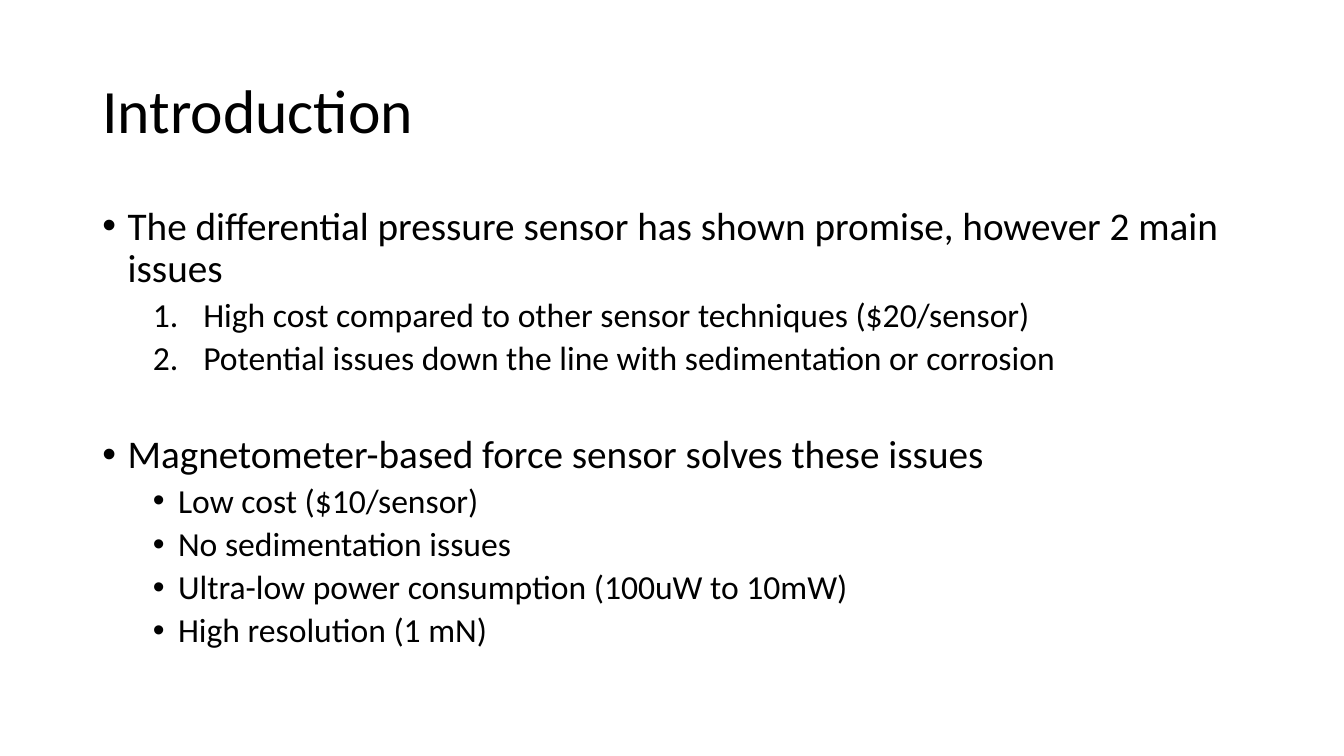
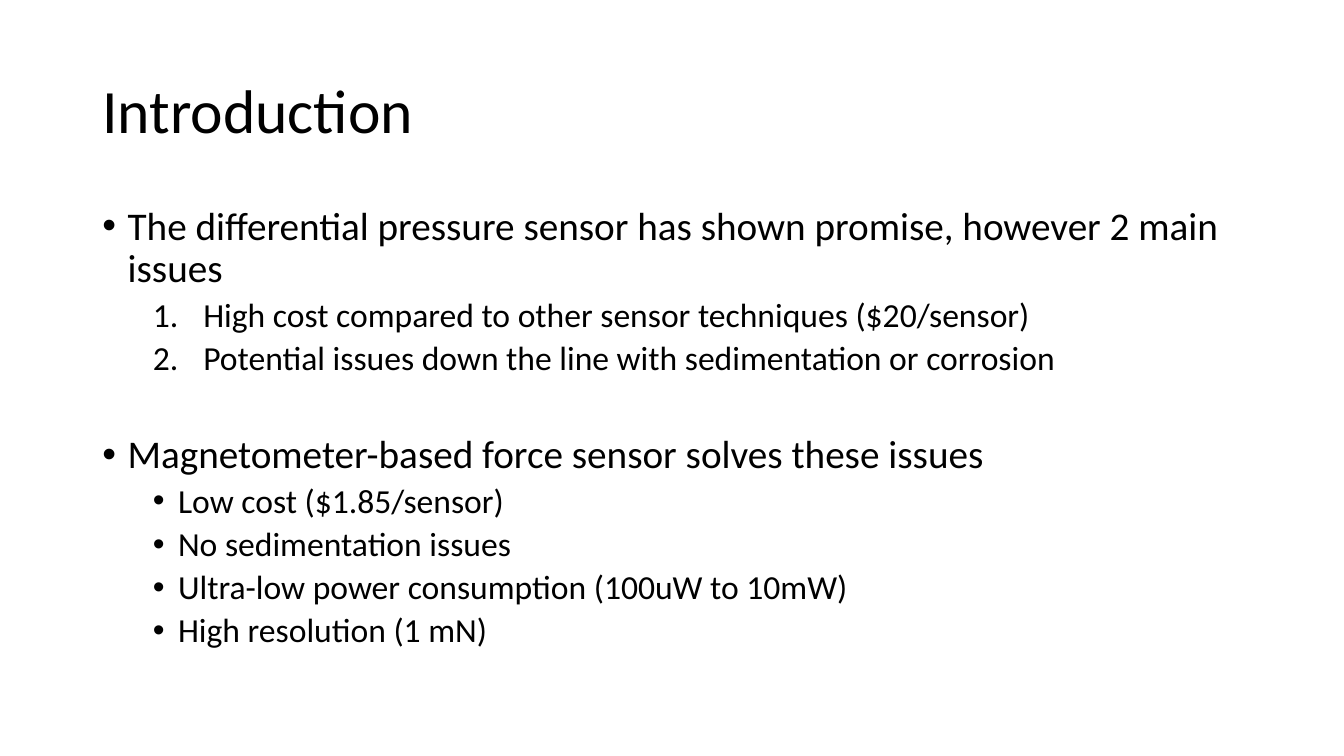
Before and after one commit to Ibrahim-2003/Starling-Medical, a slide deck: slide 2 of Presentations/Magnetometer Based Force Sensor.pptx. Drawn at 1344x756 pixels with LibreOffice and Linux fonts; fonts in the diff are those of the drawing. Boxes give left, top, right and bottom in pixels: in the first picture for what was removed or moved away, otherwise in the second. Text is boxed around its words. In the diff, an @@ line names an element or a change of style, - is before the commit and + after.

```diff
--- a/Presentations/Magnetometer Based Force Sensor.pptx
+++ b/Presentations/Magnetometer Based Force Sensor.pptx
@@ text at bbox=[178, 488, 504, 518]: text changed @@
-  • Low cost ($10/sensor)
+  • Low cost ($1.85/sensor)
```
Also in this commit, not shown: 1 other slide changed, 15 other files.
